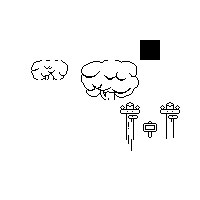
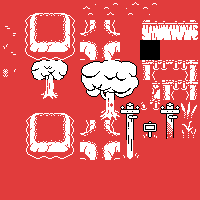
Layer changes from the first 200×200 image to the second:
showed "Background" over [0, 0, 200, 200]
